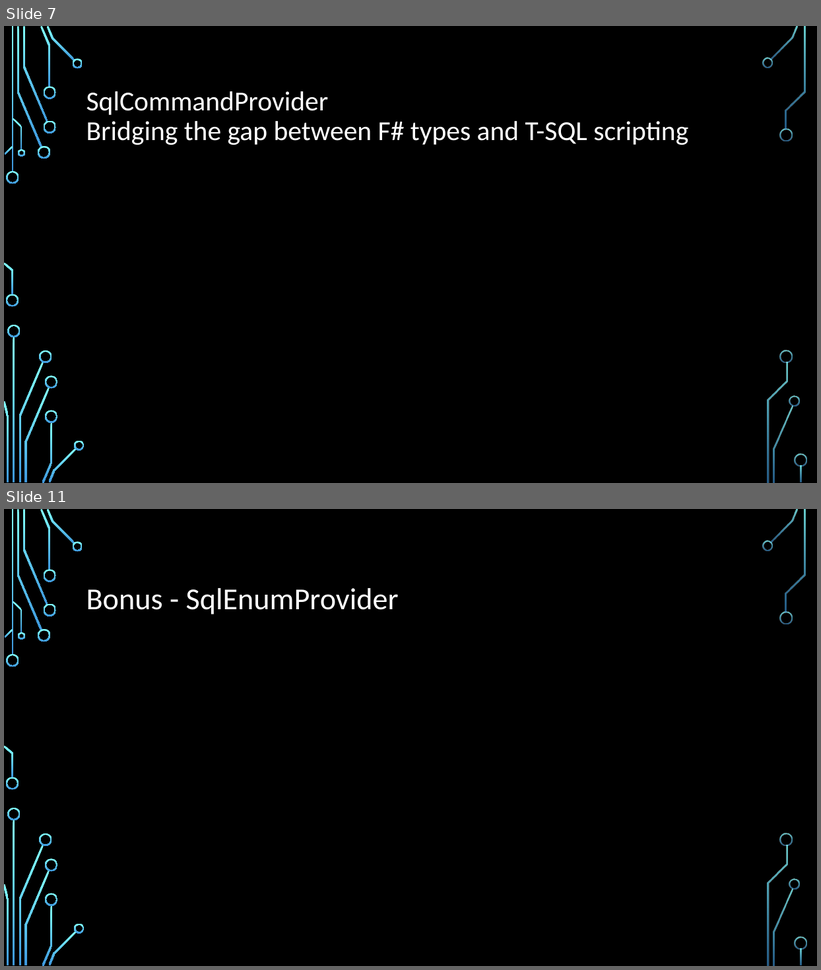
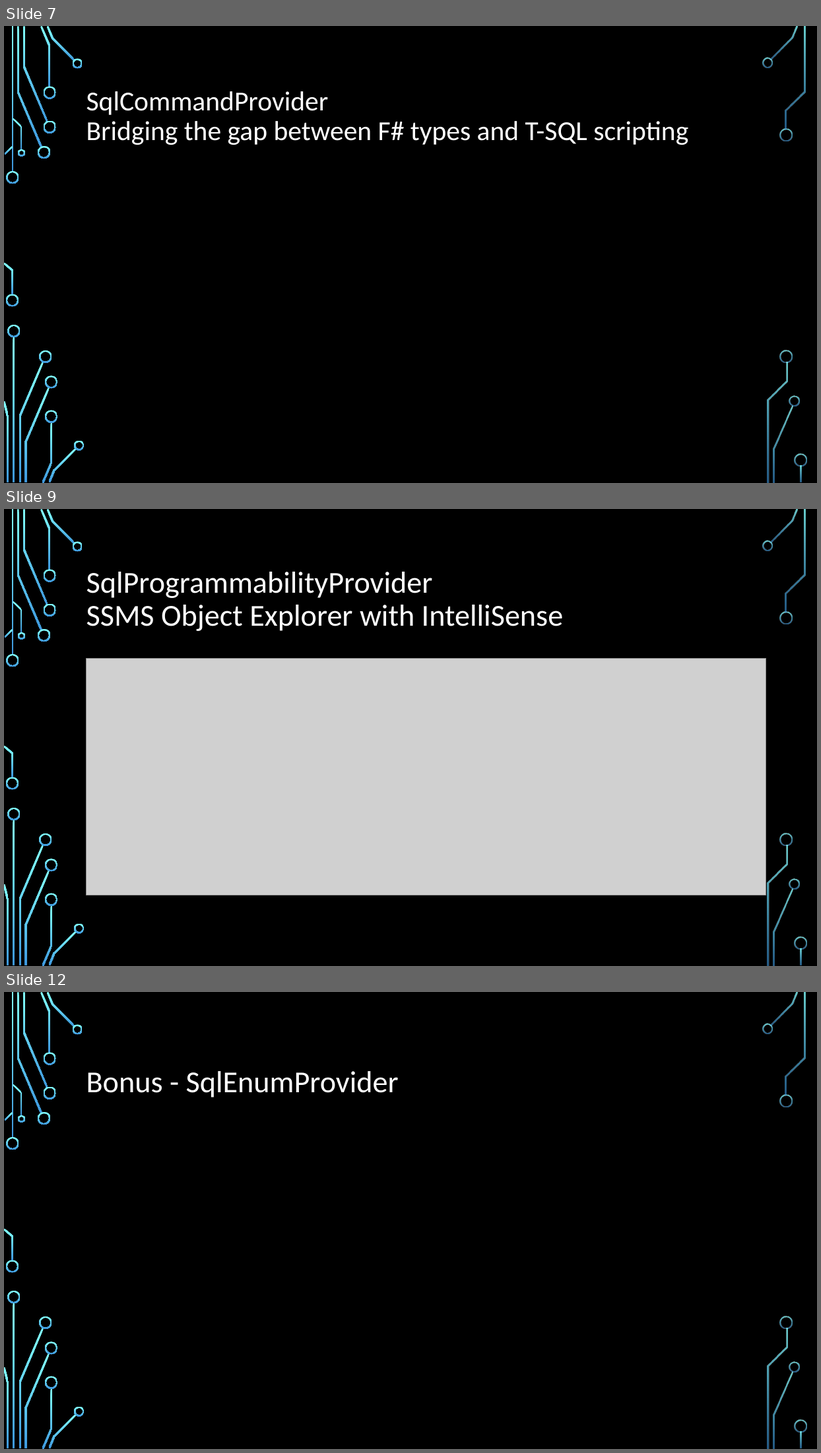
Before and after one commit to fsprojects/FSharp.Data.SqlClient, a slide deck: presentations/NYC F# UG. 2014-08-26.pptx. Shown one above the other, each under a label of ours: slides 7 and 11 before the commit, slides 7, 9 and 12 after it; the slides between them are not shown. The pictures are 821x970 and 821x1453 pixels, drawn with LibreOffice and Linux fonts; fonts in the diff are those of the drawing; grey boxes stand for pictures; background and template pictures are left out. Boxes give left, top, right and bottom in pixels: in the first picture for what was removed or moved away, otherwise in the second. Text is boxed around its words. In the diff, an @@ line names an element or a change of style, - is before the commit and + after.

```diff
--- a/presentations/NYC F# UG. 2014-08-26.pptx
+++ b/presentations/NYC F# UG. 2014-08-26.pptx
@@ slide 9 added at (x1=4, y1=509, x2=817, y2=966), background picture (left out); not listed: 36 template elements that a slide beside it also shows @@
@@ title added at (x1=86, y1=572, x2=564, y2=631), 36 pt, text #FFFFFF @@
+SqlProgrammabilityProvider
+SSMS Object Explorer with IntelliSense
@@ picture added at (x1=86, y1=658, x2=766, y2=896) @@
@@ what was slide 11 is now slide 12 @@
```
Also in this commit, not shown: 2 slides changed, 1 other slide added, 1 slide removed, 4 other files.
